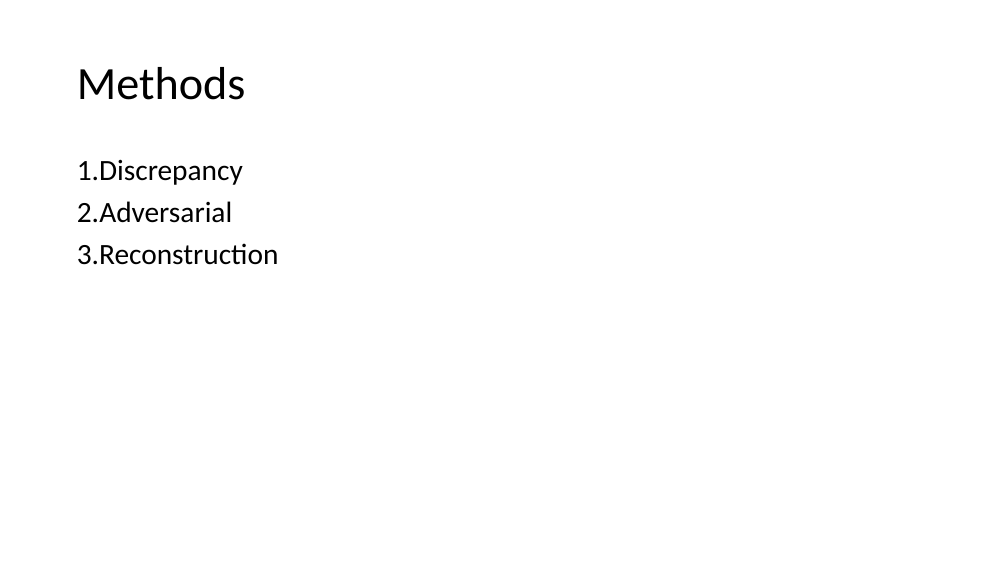
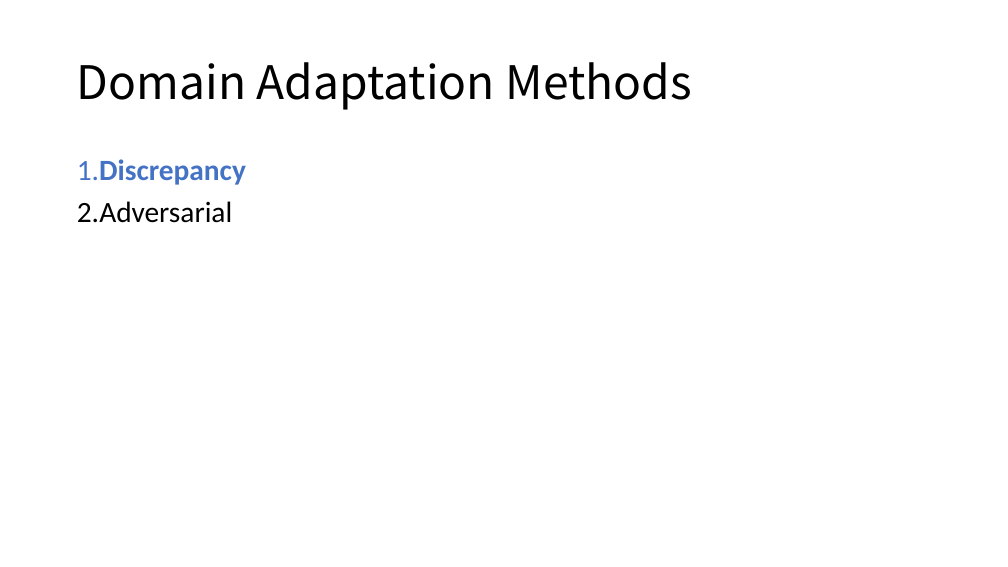
Before and after one commit to alicebook12220/yolov4_python, a slide deck: slide 5 of DA.pptx. Drawn at 1008x567 pixels with LibreOffice and Linux fonts; fonts in the diff are those of the drawing. Boxes give left, top, right and bottom in pixels: in the first picture for what was removed or moved away, otherwise in the second. Text is boxed around its words. In the diff, an @@ line names an element or a change of style, - is before the commit and + after.

```diff
--- a/DA.pptx
+++ b/DA.pptx
@@ title at <box>77,62,692,110</box>: text changed; font Calibri to Noto Sans CJK SC @@
-Methods
+Domain Adaptation Methods
@@ text at <box>77,159,246,185</box>: text colour #000000 to #4472C4, bold on in "1.Discrepancy" @@
@@ text at <box>77,243,279,265</box>: paragraph removed @@
-3.Reconstruction
```
Also in this commit, not shown: 12 other slides changed, 4 slides added.
